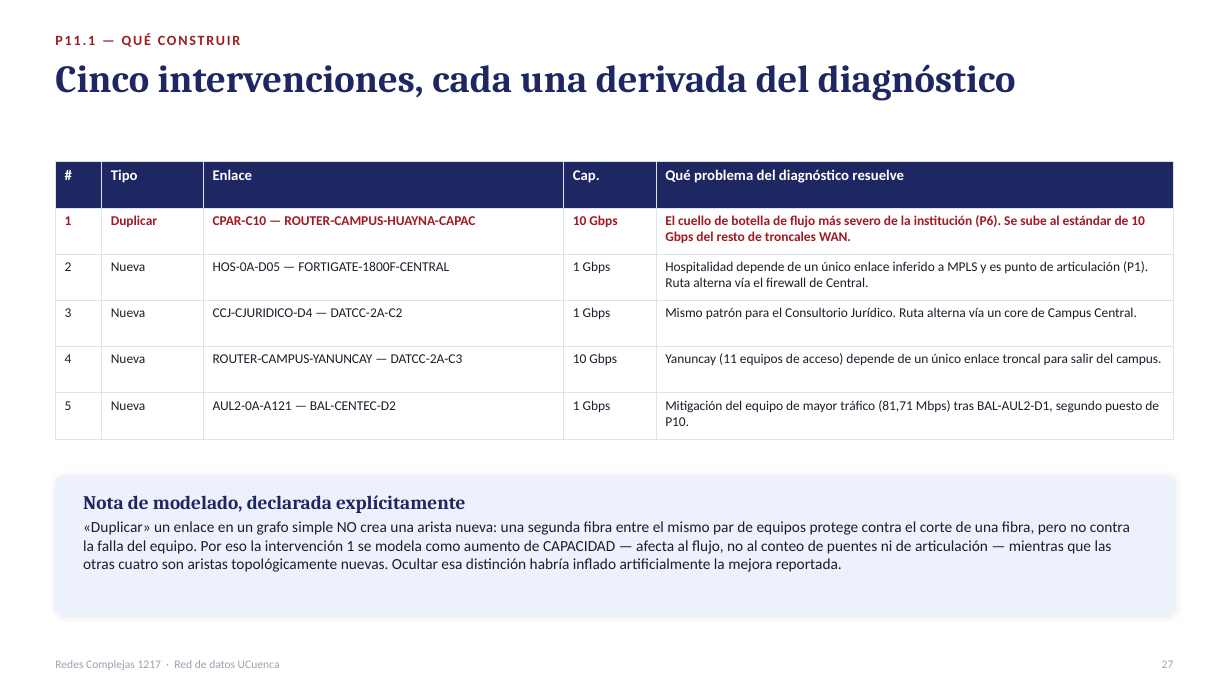
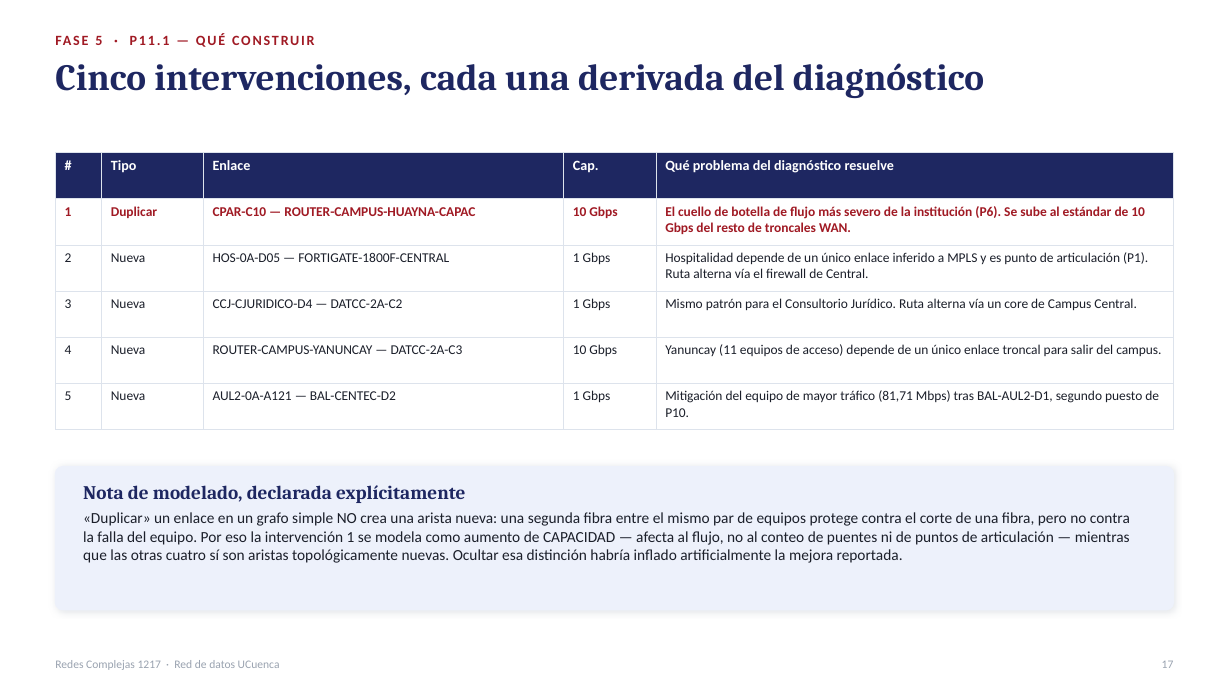
Before and after one commit to chino111160/redes-complejas-ucuenca, a slide deck: slide 17 of diapositivas/Presentacion_Redes_Complejas_RedUCuenca.pptx (slide 27 before the commit). Drawn at 1232x693 pixels with LibreOffice and Linux fonts; fonts in the diff are those of the drawing. Boxes give left, top, right and bottom in pixels: in the first picture for what was removed or moved away, otherwise in the second. Text is boxed around its words. In the diff, an @@ line names an element or a change of style, - is before the commit and + after.

```diff
--- a/diapositivas/Presentacion_Redes_Complejas_RedUCuenca.pptx
+++ b/diapositivas/Presentacion_Redes_Complejas_RedUCuenca.pptx
@@ text "Cinco intervenciones, cada una derivada ..." at <box>55,63,984,98</box>: size 30 to 29 pt @@
@@ text at <box>95,36,146,45</box>: text changed @@
-P11.1 — QUÉ CONSTRUIR
+FASE 5 · P11.1 — QUÉ CONSTRUIR
@@ table at <box>55,152,1174,430</box> @@
@@ size 11.5 to 11 pt in "#", "Tipo", "Enlace", "Cap." and 1 more places @@
@@ table: place and size @@
-table at <box>55,162,1174,430</box>
+table at <box>55,152,1174,430</box>
@@ rounded rectangle: place and size @@
-rounded rectangle at <box>55,476,1174,615</box>
+rounded rectangle at <box>55,467,1174,610</box>
@@ rounded rectangle at <box>55,467,1174,610</box>: proportions changed @@
@@ text "Nota de modelado, declarada explícitamente": place and size @@
-text "Nota de modelado, declarada explícitamente" at <box>83,495,465,513</box>
+text "Nota de modelado, declarada explícitamente" at <box>83,485,465,503</box>
@@ text at <box>83,512,1130,563</box>: text changed @@
-«Duplicar» un enlace en un grafo simple NO crea una arista nueva: una segunda fibra entre el mismo par de equipos protege contra el corte de una fibra, pero no contra la falla del equipo. Por eso la intervención 1 se modela como aumento de CAPACIDAD — afecta al flujo, no al conteo de puentes ni de articulación — mientras que las otras cuatro son aristas topológicamente nuevas. Ocultar esa distinción habría inflado artificialmente la mejora reportada.
+«Duplicar» un enlace en un grafo simple NO crea una arista nueva: una segunda fibra entre el mismo par de equipos protege contra el corte de una fibra, pero no contra la falla del equipo. Por eso la intervención 1 se modela como aumento de CAPACIDAD — afecta al flujo, no al conteo de puentes ni de puntos de articulación — mientras que las otras cuatro sí son aristas topológicamente nuevas. Ocultar esa distinción habría inflado artificialmente la mejora reportada.
@@ text at <box>1162,660,1174,668</box>: text changed @@
-27
+17
```
Also in this commit, not shown: 18 other slides changed, 10 slides removed.
